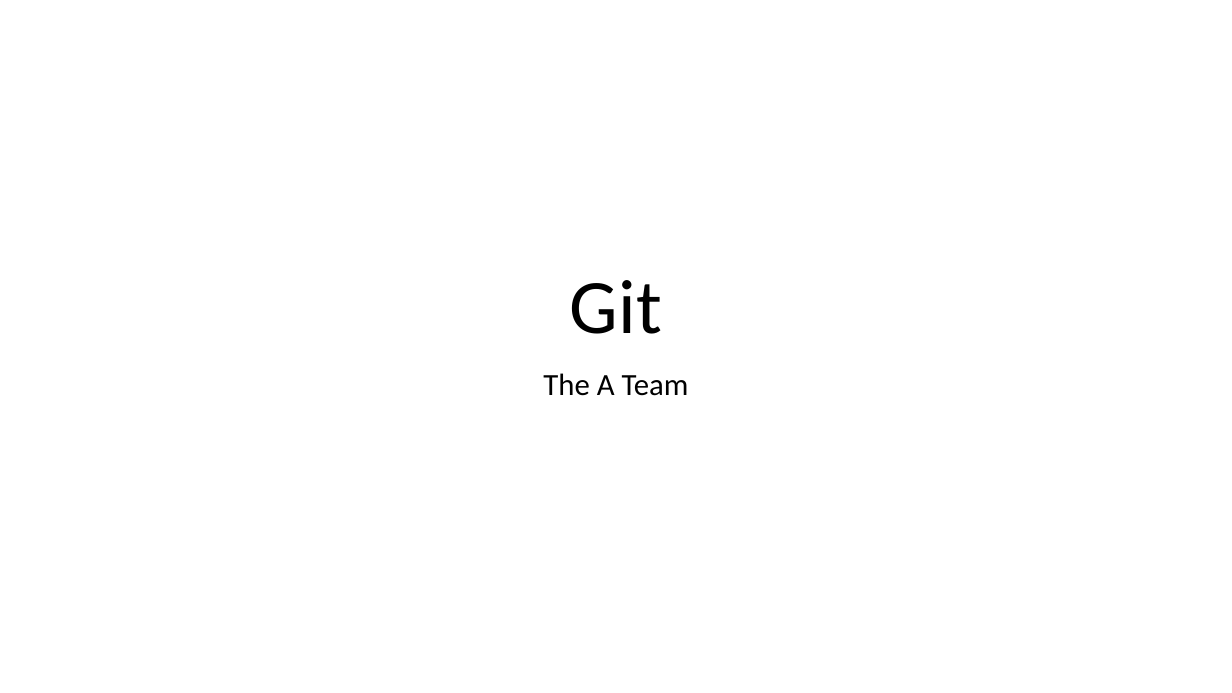
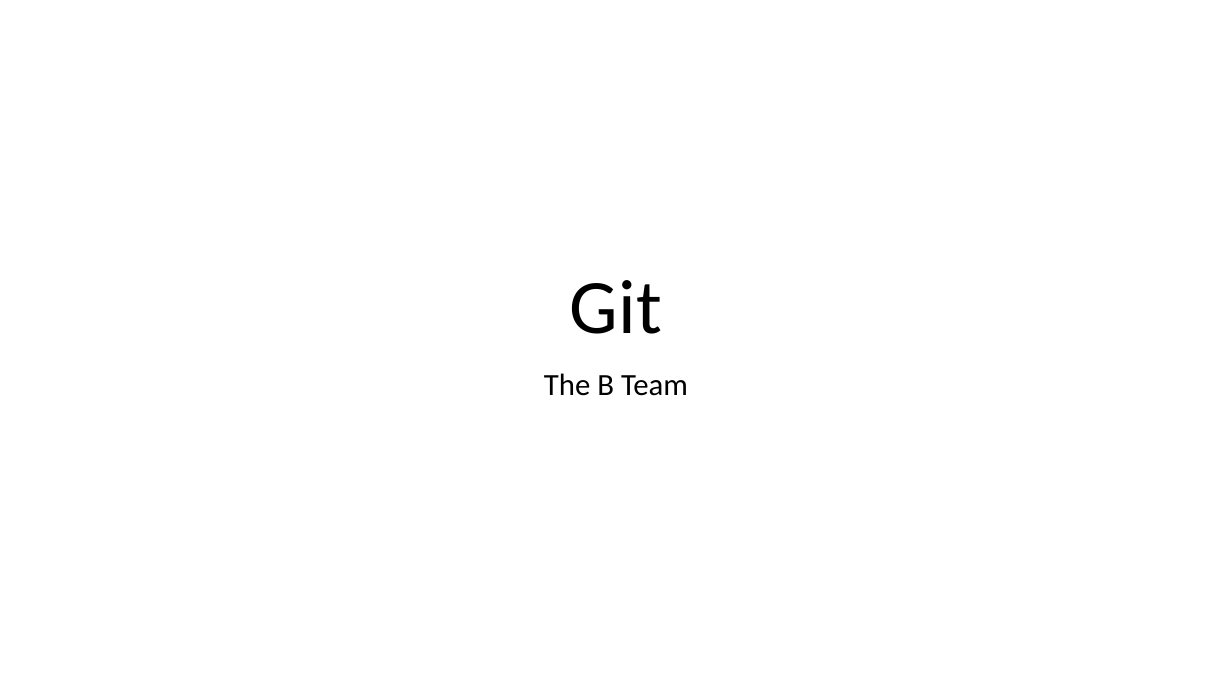
Before and after one commit to sabingautam16/git, a slide deck: slide 1 of Git [Autosaved].pptx. Drawn at 1232x693 pixels with LibreOffice and Linux fonts; fonts in the diff are those of the drawing. Boxes give left, top, right and bottom in pixels: in the first picture for what was removed or moved away, otherwise in the second. Text is boxed around its words. In the diff, an @@ line names an element or a change of style, - is before the commit and + after.

Commit message:
test

```diff
--- a/Git [Autosaved].pptx
+++ b/Git [Autosaved].pptx
@@ subtitle at (544, 373, 688, 396): text changed @@
-The A Team
+The B Team
```
